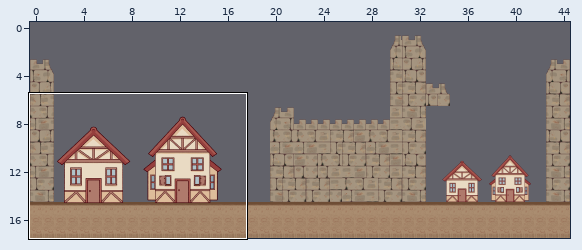
Two states of a Tiled map, Assets/Maps/Nexo.tmx. Above: a wide view before the commit, with the close-up outlined.
Close-up. Before the edit:
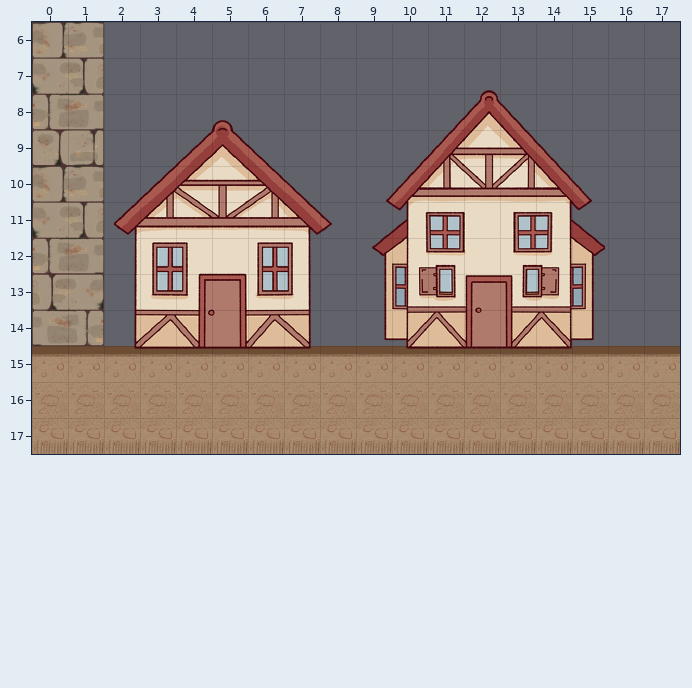
Cells are 128x128 px. Shown: x 0..17, y 6..17. The commit also changed other parts of the map, which this record leaves out.
New version:
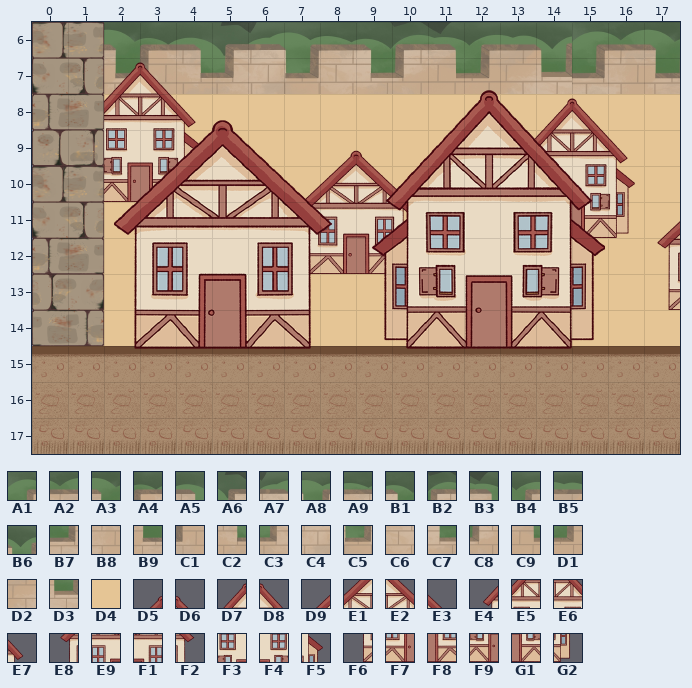
Key: from "Fondo_Exterior_Castillo": A1 90, A2 91, A3 92, A4 93, A5 94, A6 95, A7 96, A8 97, A9 98, B1 99, B2 100, B3 101, B4 102, B5 103, B6 104, B7 105, B8 106, B9 107, C1 108, C2 109, C3 110, C4 111, C5 112, C6 113, C7 114, C8 115, C9 116, D1 117, D2 118, D3 119; from "Muralla": D4 105; from "Village": D5 1, D6 2, D7 5, D8 6, D9 8, E1 9, E2 10, E3 11, E4 12, E5 13, E6 14, E7 15, E8 16, E9 17, F1 18, F2 19, F3 21, F4 22, F5 23, F6 24, F7 25, F8 26, F9 29, G1 30, G2 31.
__ is an empty cell.
Tiles of an added or newly shown layer are drawn over the layers below it.
The edit:
Layer "Fondo" (added):
The author put tile A1 in row 6 at x 15.
The author put tile A2 in row 6 at x 16.
The author put tile A3 in row 6 at x 2 and 17.
The author put tile A4 in row 6 at x 3.
The author put tile A5 in row 6 at x 4.
The author put tile A6 in row 6 at x 5.
The author put tile A7 in row 6 at x 6.
The author put tile A8 in row 6 at x 7.
The author put tile A9 in row 6 at x 8.
The author put tile B1 in row 6 at x 9.
The author put tile B2 in row 6 at x 10.
The author put tile B3 in row 6 at x 11.
The author put tile B4 in row 6 at x 12.
The author put tile B5 in row 6 at x 13.
The author put tile B6 in row 6 at x 14.
The author put tile B7 in row 7 at x 15.
The author put tile B8 in row 7 at x 16.
The author put tile B9 in row 7 at x 2 and 17.
The author put tile C1 in row 7 at x 3.
The author put tile C2 in row 7 at x 4.
The author put tile C3 in row 7 at x 5.
The author put tile C4 in row 7 at x 6.
The author put tile C5 in row 7 at x 7.
The author put tile C6 in row 7 at x 8.
The author put tile C7 in row 7 at x 9.
The author put tile C8 in row 7 at x 10.
The author put tile C9 in row 7 at x 11.
The author put tile D1 in row 7 at x 12.
The author put tile D2 in row 7 at x 13.
The author put tile D3 in row 7 at x 14.
The author put tile D4 in row 8 at x 2 to 17; in row 9 at x 3 to 11 and 13 to 17; in row 10 at x 2 to 3, 6 to 10 and 15 to 17; in row 11 at x 2, 7 to 10 and 15 to 17; in rows 12 to 13 at x 2, 7 to 9 and 15 to 17; in row 14 at x 2, 7 to 10 and 15 to 17.
Layer "Suelo":
The author put tile D5 in row 9 at x 8.
The author put tile D6 in row 9 at x 9.
The author put tile D7 in row 7 at x 2; in row 8 at x 14.
The author put tile D8 in row 7 at x 3; in row 8 at x 15.
The author put tile D9 in row 10 at x 7; in row 11 at x 17.
The author put tile E1 in row 10 at x 8.
The author put tile E2 in row 10 at x 9.
The author put tile E3 in row 10 at x 10.
The author put tile E4 in row 9 at x 13.
The author put tile E5 in row 8 at x 2; in row 9 at x 14.
The author put tile E6 in row 8 at x 3; in row 9 at x 15.
The author put tile E7 in row 8 at x 4; in row 9 at x 16.
The author put tile E8 in row 11 at x 7; in row 12 at x 17.
The author put tile E9 in row 11 at x 8.
The author put tile F1 in row 11 at x 9.
The author put tile F2 in row 11 at x 10.
The author put tile F3 in row 9 at x 2; in row 10 at x 14.
The author put tile F4 in row 9 at x 3; in row 10 at x 15.
The author put tile F5 in row 9 at x 4; in row 10 at x 16.
The author put tile F6 in row 12 at x 7; in row 13 at x 17.
The author put tile F7 in row 12 at x 8.
The author put tile F8 in row 12 at x 9.
The author put tile F9 in row 10 at x 2.
The author put tile G1 in row 10 at x 3; in row 11 at x 15.
The author put tile G2 in row 11 at x 16.
Changed places in both close-ups, as pixel boxes (x1, y1, x2, y2):
added: (104, 22, 680, 346)
